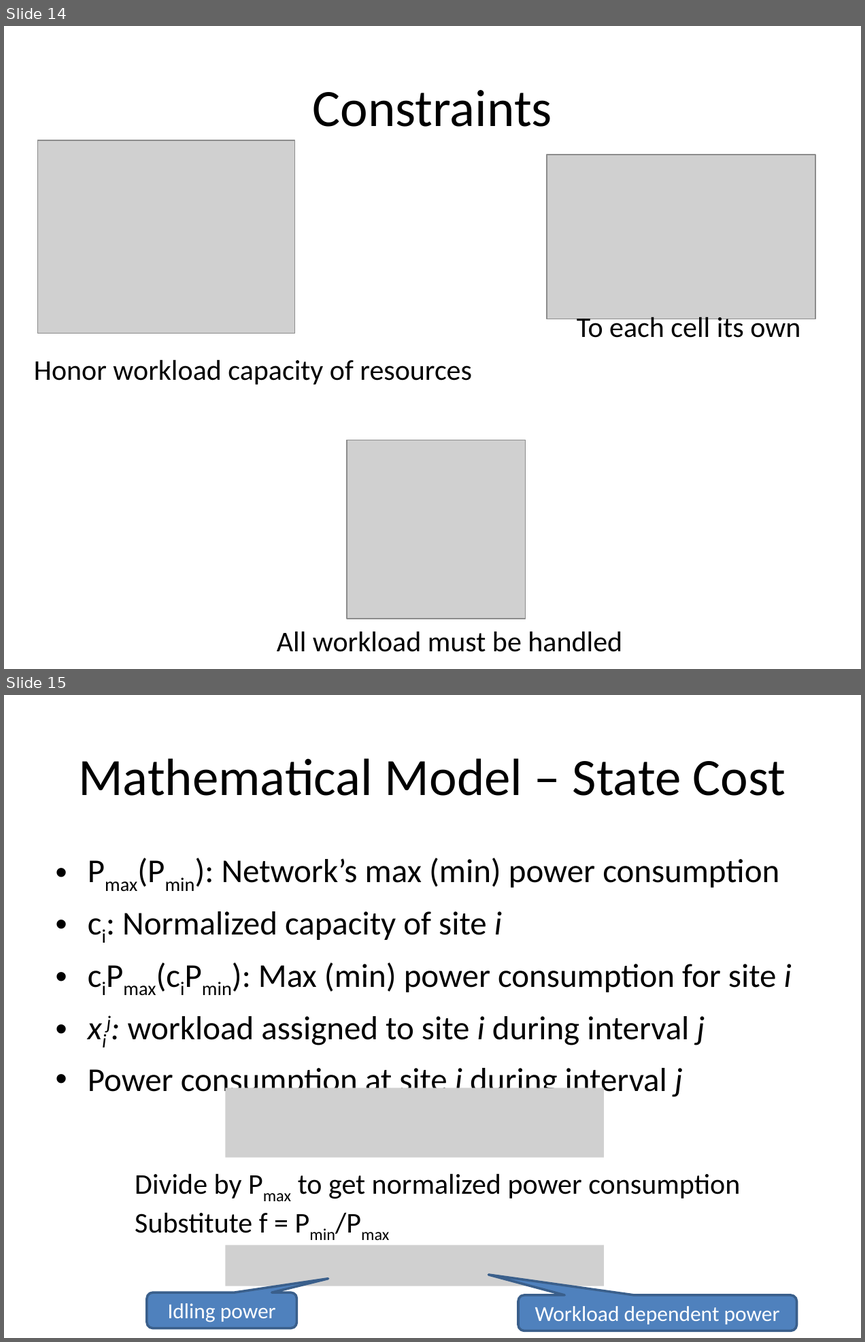
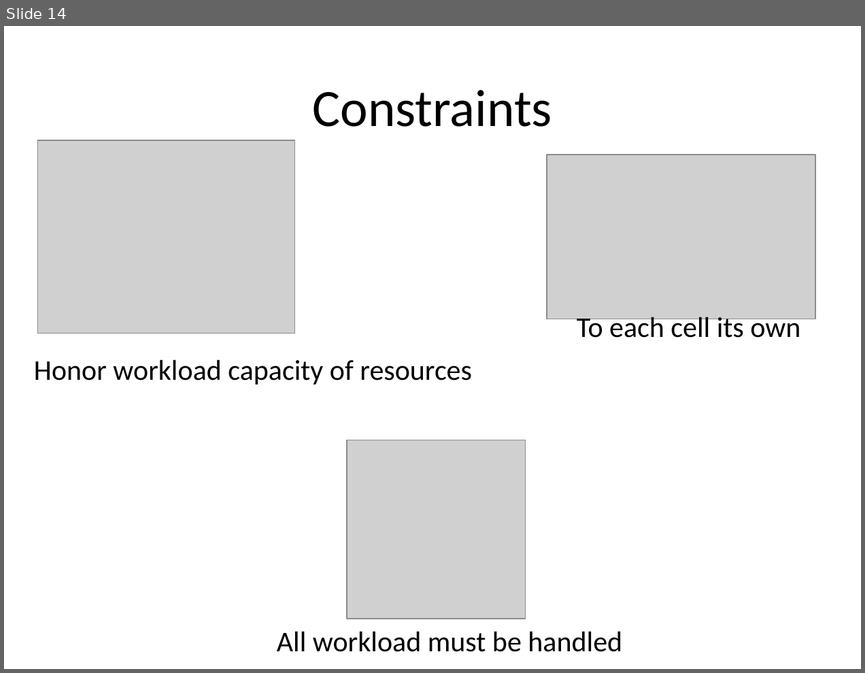
Before and after one commit to msaqib/Dissertation, a slide deck: RED-BLv2.pptx. Shown one above the other, each under a label of ours: slides 14 and 15 before the commit, slide 14 after it. The pictures are 865x1342 and 865x673 pixels, drawn with LibreOffice and Linux fonts; fonts in the diff are those of the drawing; grey boxes stand for pictures. Boxes give left, top, right and bottom in pixels: in the first picture for what was removed or moved away, otherwise in the second. Text is boxed around its words. In the diff, an @@ line names an element or a change of style, - is before the commit and + after.

```diff
--- a/RED-BLv2.pptx
+++ b/RED-BLv2.pptx
@@ slide 15 removed at box(4, 695, 861, 1338), background #FFFFFF @@
@@ title removed at box(78, 758, 786, 796) @@
-Mathematical Model – State Cost
@@ text removed at box(88, 858, 791, 1099) @@
-• Pmax(Pmin): Network’s max (min) power consumption
-• ci: Normalized capacity of site i
-• ciPmax(ciPmin): Max (min) power consumption for site i
-• xij: workload assigned to site i during interval j
-• Power consumption at site i during interval j
@@ picture removed at box(225, 1087, 604, 1157) @@
@@ text removed at box(135, 1173, 740, 1233) @@
-Divide by Pmax to get normalized power consumption
-Substitute f = Pmin/Pmax
@@ picture removed at box(225, 1245, 604, 1286) @@
@@ rounded speech box removed at box(147, 1292, 297, 1328) @@
-Idling power
@@ rounded speech box removed at box(518, 1295, 797, 1331) @@
-Workload dependent power
```
Also in this commit, not shown: 2 slides changed, 1 slide added, 2 other slides removed.
